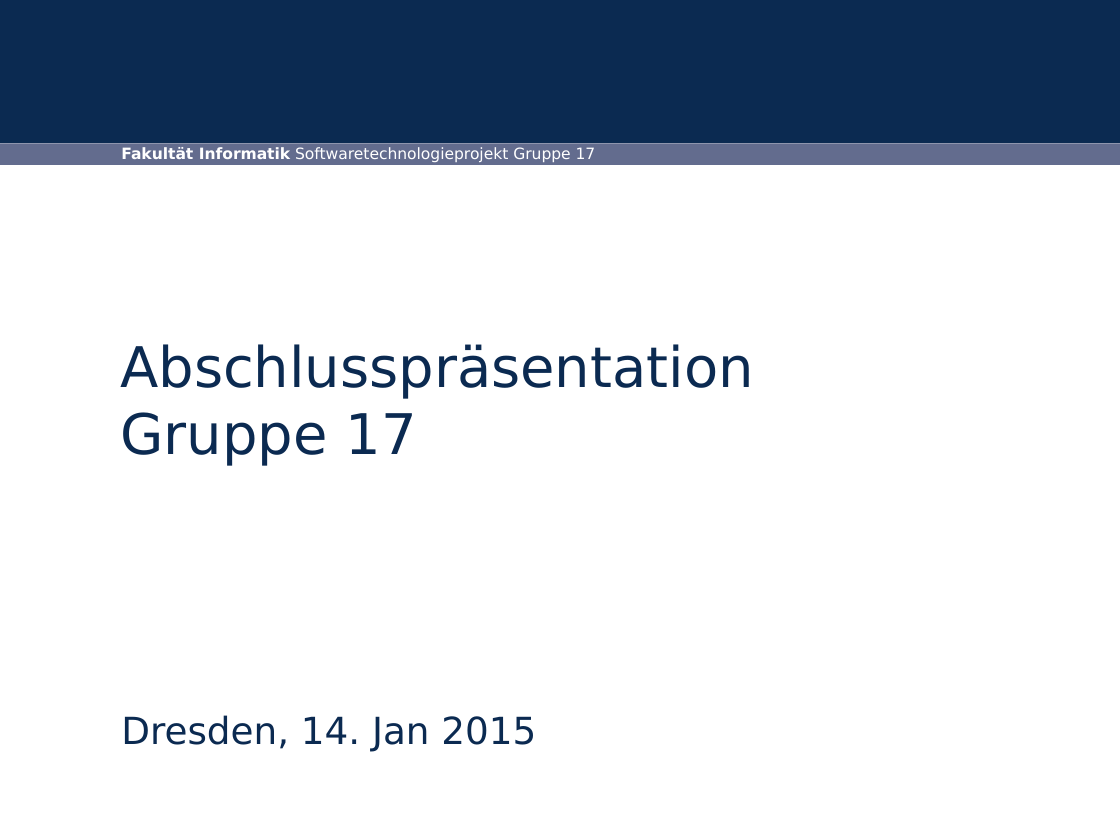
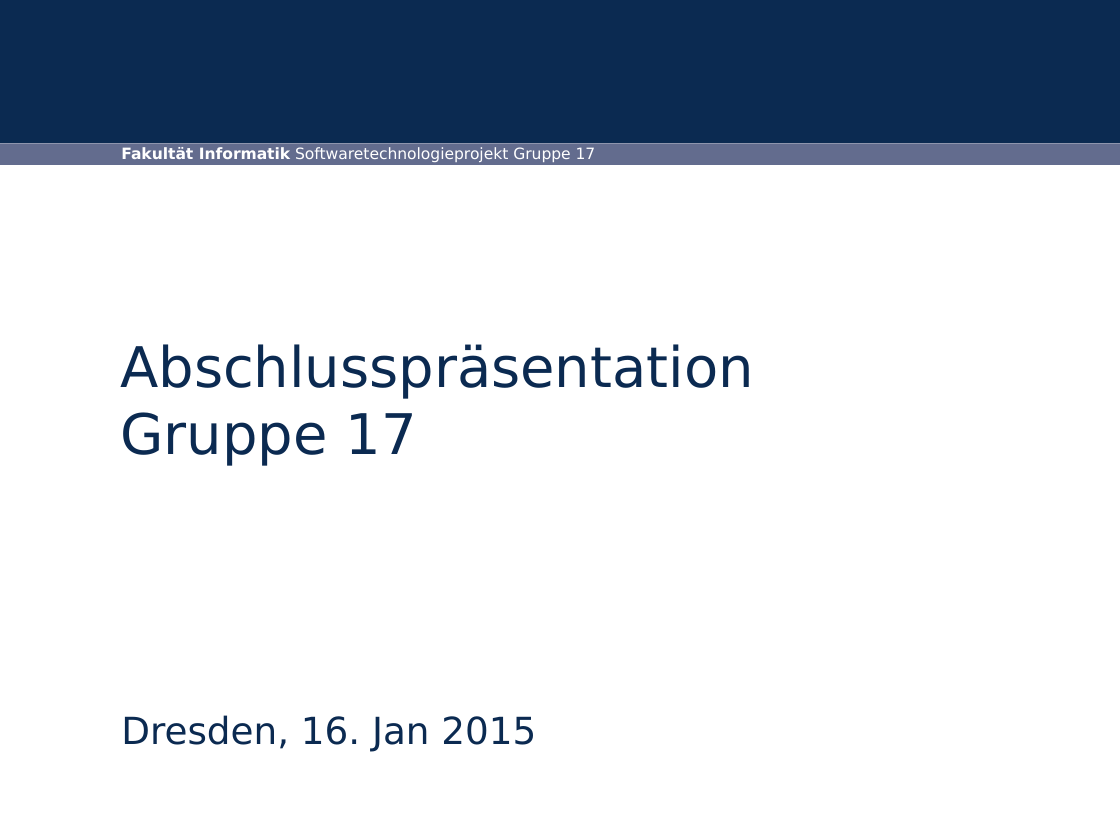
Before and after one commit to MarauderXtreme/bookshop-schiller, a slide deck: slide 1 of presentation/endpresentation.odp. Drawn at 1120x840 pixels with LibreOffice and Linux fonts; fonts in the diff are those of the drawing; background and template pictures are left out. Boxes give left, top, right and bottom in pixels: in the first picture for what was removed or moved away, otherwise in the second. Text is boxed around its words. In the diff, an @@ line names an element or a change of style, - is before the commit and + after.

```diff
--- a/presentation/endpresentation.odp
+++ b/presentation/endpresentation.odp
@@ subtitle at [121, 715, 536, 752]: text changed @@
-Dresden, 14. Jan 2015
+Dresden, 16. Jan 2015
```
Also in this commit, not shown: 3 other slides changed.
